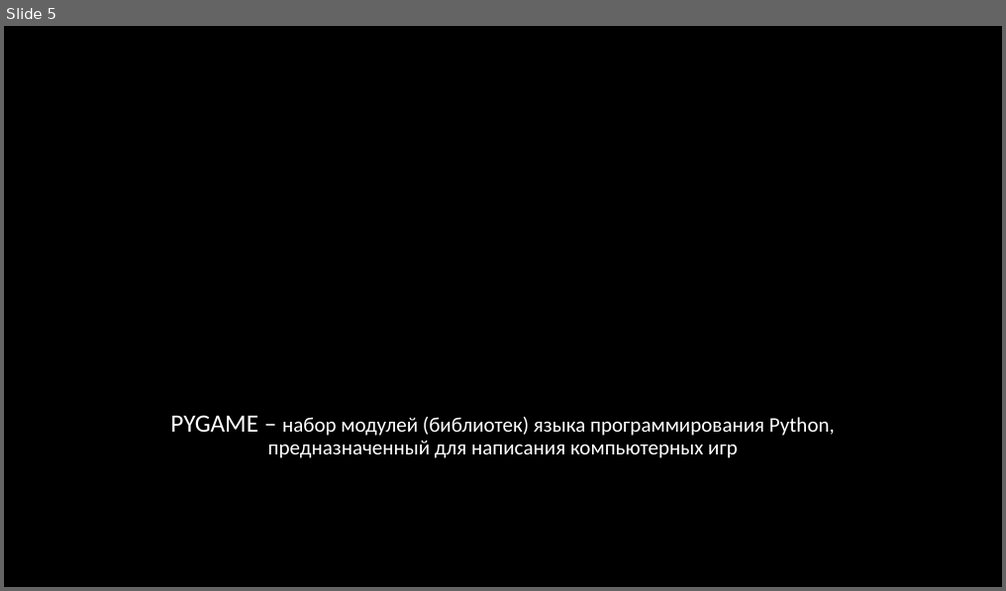
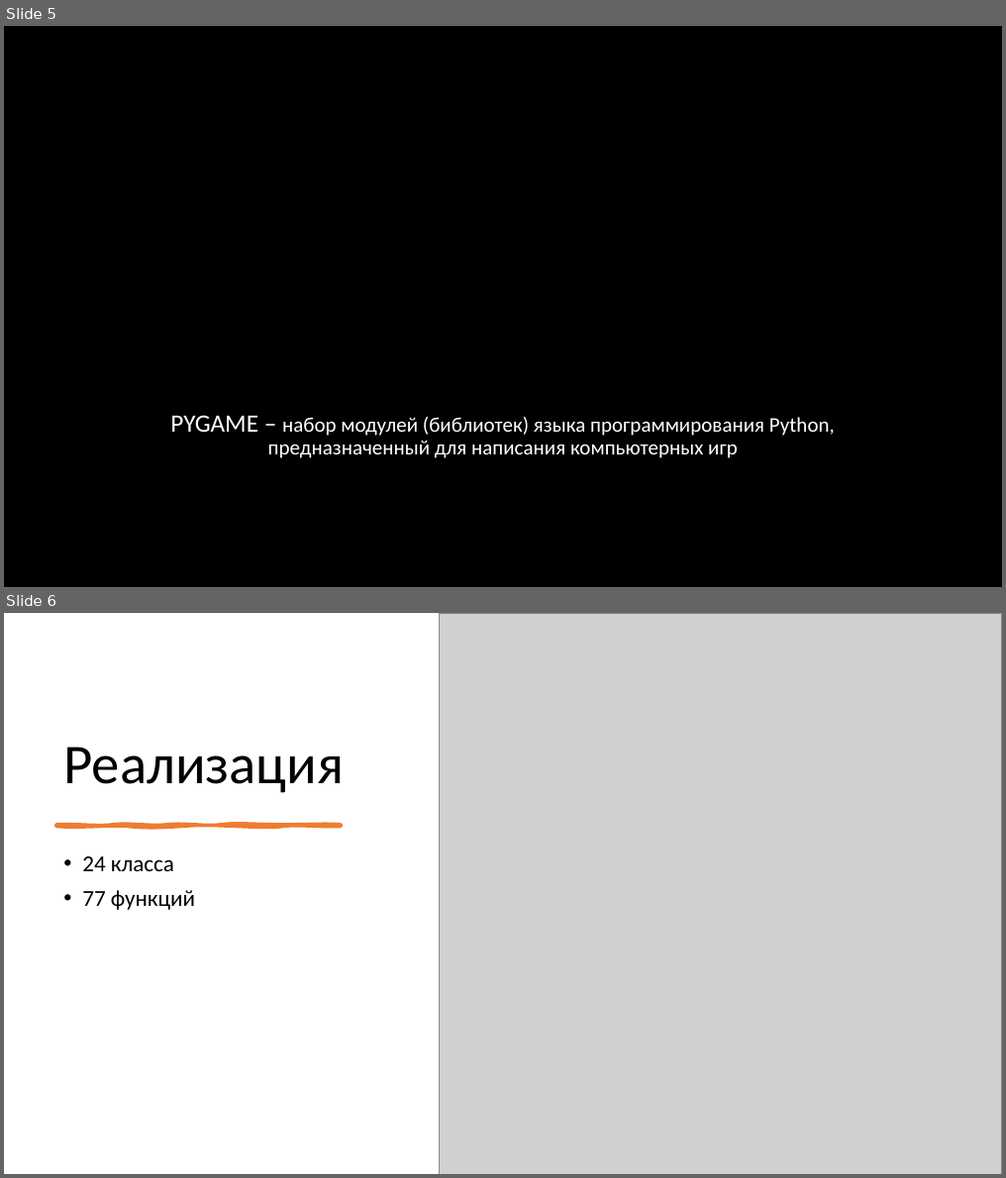
Before and after one commit to Tr1Ton4ik/Dungeon-Destroyer, a slide deck: presentation.pptx. Shown one above the other, each under a label of ours: slide 5 before the commit, slides 5 and 6 after it. The pictures are 1006x591 and 1006x1178 pixels, drawn with LibreOffice and Linux fonts; fonts in the diff are those of the drawing; grey boxes stand for pictures; background and template pictures are left out. Boxes give left, top, right and bottom in pixels: in the first picture for what was removed or moved away, otherwise in the second. Text is boxed around its words. In the diff, an @@ line names an element or a change of style, - is before the commit and + after.

```diff
--- a/presentation.pptx
+++ b/presentation.pptx
@@ slide 6 added at [4,613,1002,1174], background #FFFFFF @@
@@ rectangle added at [4,613,1002,1174], fill #FFFFFF @@
@@ picture added at [439,613,1002,1174] @@
@@ title added at [63,747,344,793], 54 pt, text #000000 @@
+Реализация
@@ freeform shape added at [56,825,341,827], fill #ED7D31, outline #ED7D31 3.5 pt @@
@@ text added at [82,857,195,910], 22 pt, text #000000 @@
+• 24 класса
+• 77 функций
```
Also in this commit, not shown: 4 slides changed, 2 other slides added, 2 slides removed.
